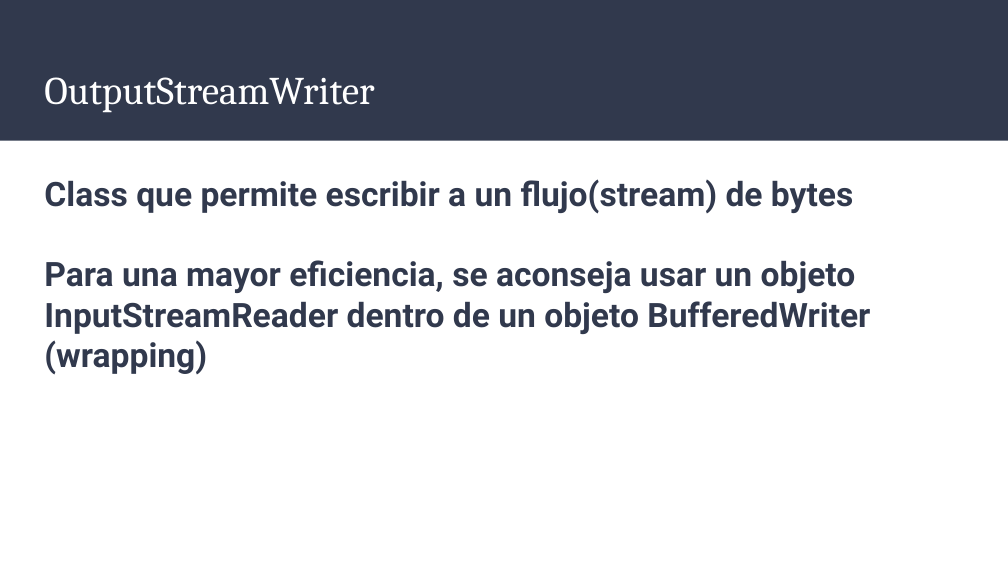
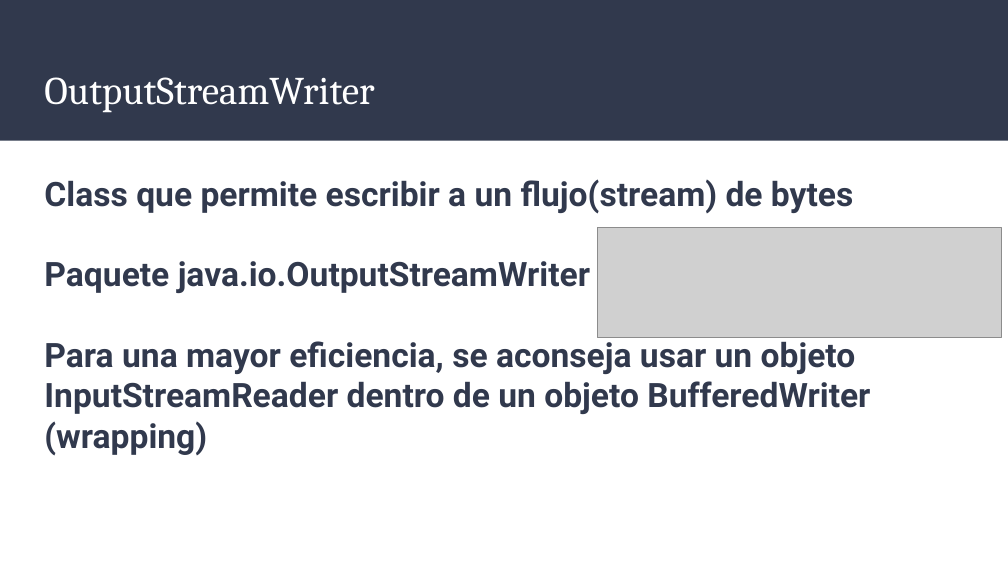
Before and after one commit to Ivanmr96/U10---Ficheros, a slide deck: slide 6 of Presentaciones/Clases InputStreamReader y OutputStreamWriter.pptx (slide 7 before the commit). Drawn at 1008x567 pixels with LibreOffice and Linux fonts; fonts in the diff are those of the drawing; grey boxes stand for pictures. Boxes give left, top, right and bottom in pixels: in the first picture for what was removed or moved away, otherwise in the second. Text is boxed around its words. In the diff, an @@ line names an element or a change of style, - is before the commit and + after.

```diff
--- a/Presentaciones/Clases InputStreamReader y OutputStreamWriter.pptx
+++ b/Presentaciones/Clases InputStreamReader y OutputStreamWriter.pptx
@@ picture added at box(598, 228, 1002, 338) @@
@@ text at box(44, 261, 590, 293): paragraph added @@
+Paquete java.io.OutputStreamWriter
```
Also in this commit, not shown: 6 other slides changed, 2 slides added, 4 slides removed, 18 other files.
